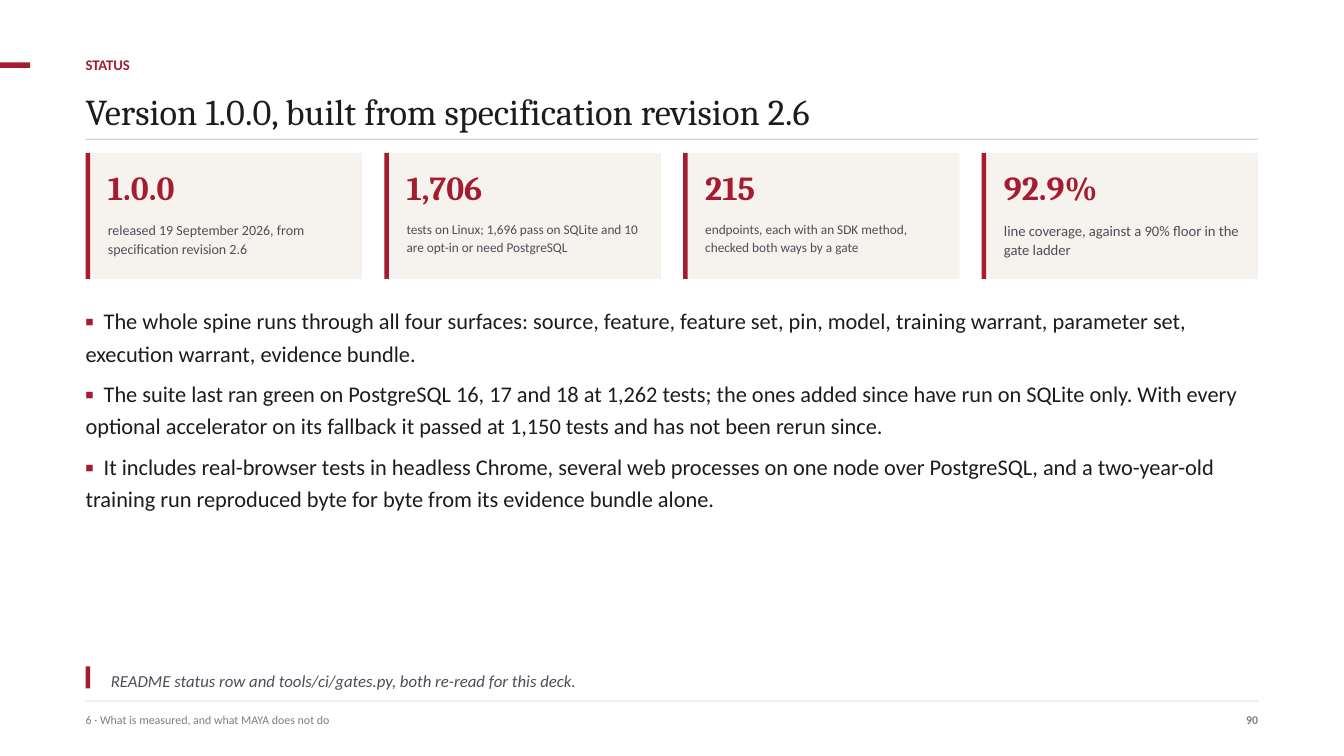
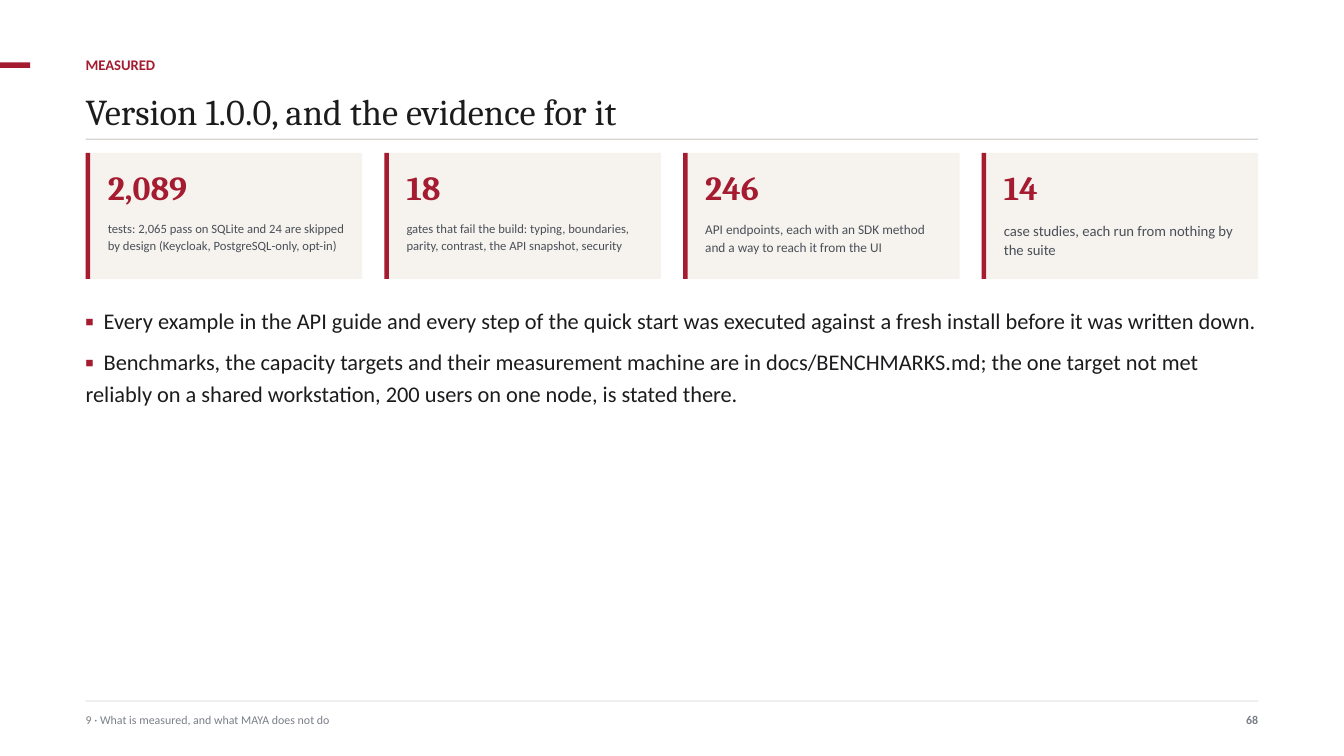
Before and after one commit to ajsinha/maya, a slide deck: slide 68 of docs/MAYA-Model-Management-Formalism-and-System-Design.pptx (slide 90 before the commit). Drawn at 1344x756 pixels with LibreOffice and Linux fonts; fonts in the diff are those of the drawing. Boxes give left, top, right and bottom in pixels: in the first picture for what was removed or moved away, otherwise in the second. Text is boxed around its words. In the diff, an @@ line names an element or a change of style, - is before the commit and + after.

Commit message:
The deck, rethought: 70 slides in nine parts, the 1.0.0 governance layer and fourteen case studies

```diff
--- a/docs/MAYA-Model-Management-Formalism-and-System-Design.pptx
+++ b/docs/MAYA-Model-Management-Formalism-and-System-Design.pptx
@@ text at (86,60,156,70): text changed @@
-STATUS
+MEASURED
@@ text at (86,99,617,130): text changed @@
-Version 1.0.0, built from specification revision 2.6
+Version 1.0.0, and the evidence for it
@@ text at (108,177,187,205): text changed @@
-1.0.0
+2,089
@@ text at (407,177,441,201): text changed @@
-1,706
+18
@@ text at (705,177,759,201): text changed @@
-215
+246
@@ text at (1004,177,1038,200): text changed @@
-92.9%
+14
@@ text at (108,224,344,252): text changed; size 10 to 9 pt @@
-released 19 September 2026, from specification revision 2.6
+tests: 2,065 pass on SQLite and 24 are skipped by design (Keycloak, PostgreSQL-only, opt-in)
@@ text at (407,224,629,252): text changed; size 9.5 to 9 pt @@
-tests on Linux; 1,696 pass on SQLite and 10 are opt-in or need PostgreSQL
+gates that fail the build: typing, boundaries, parity, contrast, the API snapshot, security
@@ text at (705,225,924,254): text changed @@
-endpoints, each with an SDK method, checked both ways by a gate
+API endpoints, each with an SDK method and a way to reach it from the UI
@@ text at (1004,226,1232,255): text changed @@
-line coverage, against a 90% floor in the gate ladder
+case studies, each run from nothing by the suite
@@ text removed at (86,313,1237,511) @@
-▪ The whole spine runs through all four surfaces: source, feature, feature set, pin, model, training warrant, parameter set, execution warrant, evidence bundle.
-▪ The suite last ran green on PostgreSQL 16, 17 and 18 at 1,262 tests; the ones added since have run on SQLite only. With every optional accelerator on its fallback it passed at 1,150 tests and has not been rerun since.
-▪ It includes real-browser tests in headless Chrome, several web processes on one node over PostgreSQL, and a two-year-old training run reproduced byte for byte from its evidence bundle alone.
@@ text added at (86,313,1256,406), 16 pt, text #1C1C1E @@
+▪ Every example in the API guide and every step of the quick start was executed against a fresh install before it was written down.
+▪ Benchmarks, the capacity targets and their measurement machine are in docs/BENCHMARKS.md; the one target not met reliably on a shared workstation, 200 users on one node, is stated there.
@@ rectangle removed at (86,666,90,689) @@
@@ text removed at (111,675,575,690) @@
-README status row and tools/ci/gates.py, both re-read for this deck.
@@ text at (86,716,330,725): text changed @@
-6 · What is measured, and what MAYA does not do
+9 · What is measured, and what MAYA does not do
@@ text at (1246,716,1258,724): text changed @@
-90
+68
```
Also in this commit, not shown: 42 other slides changed, 27 slides added, 47 slides removed, 12 other files.
